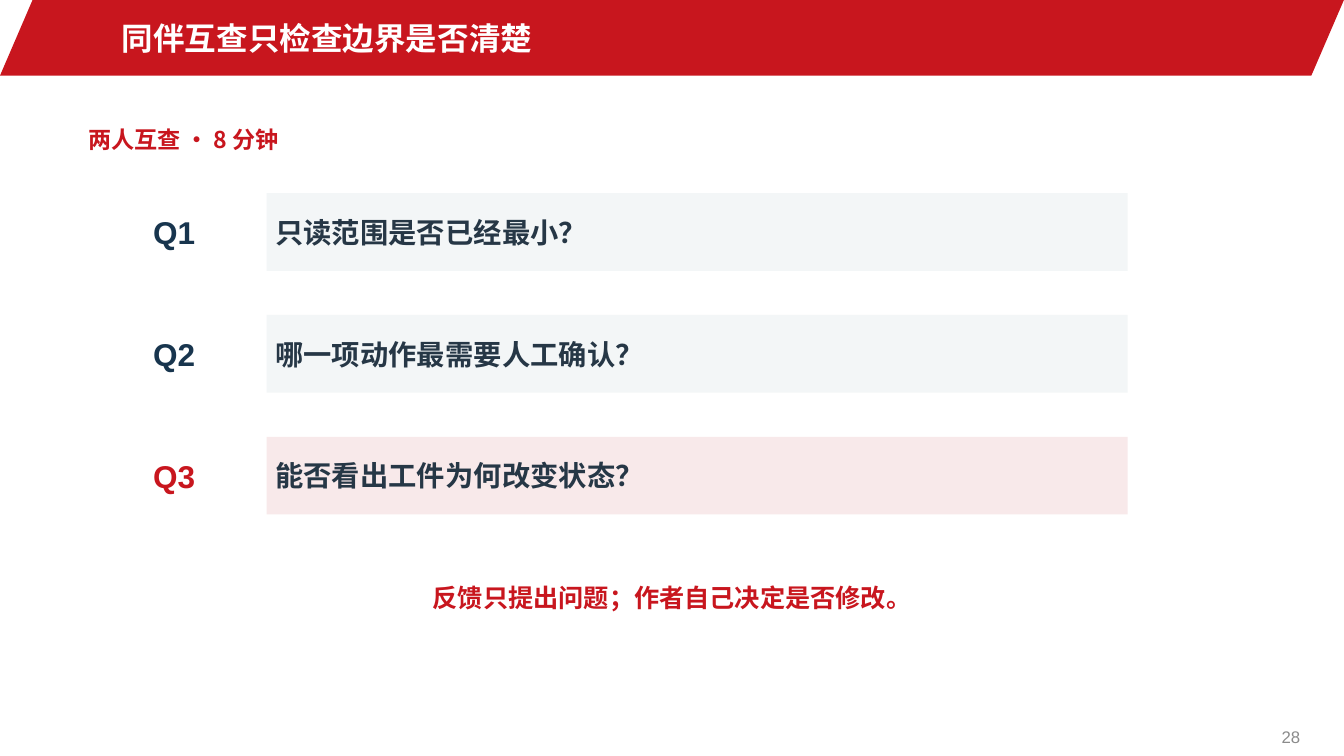
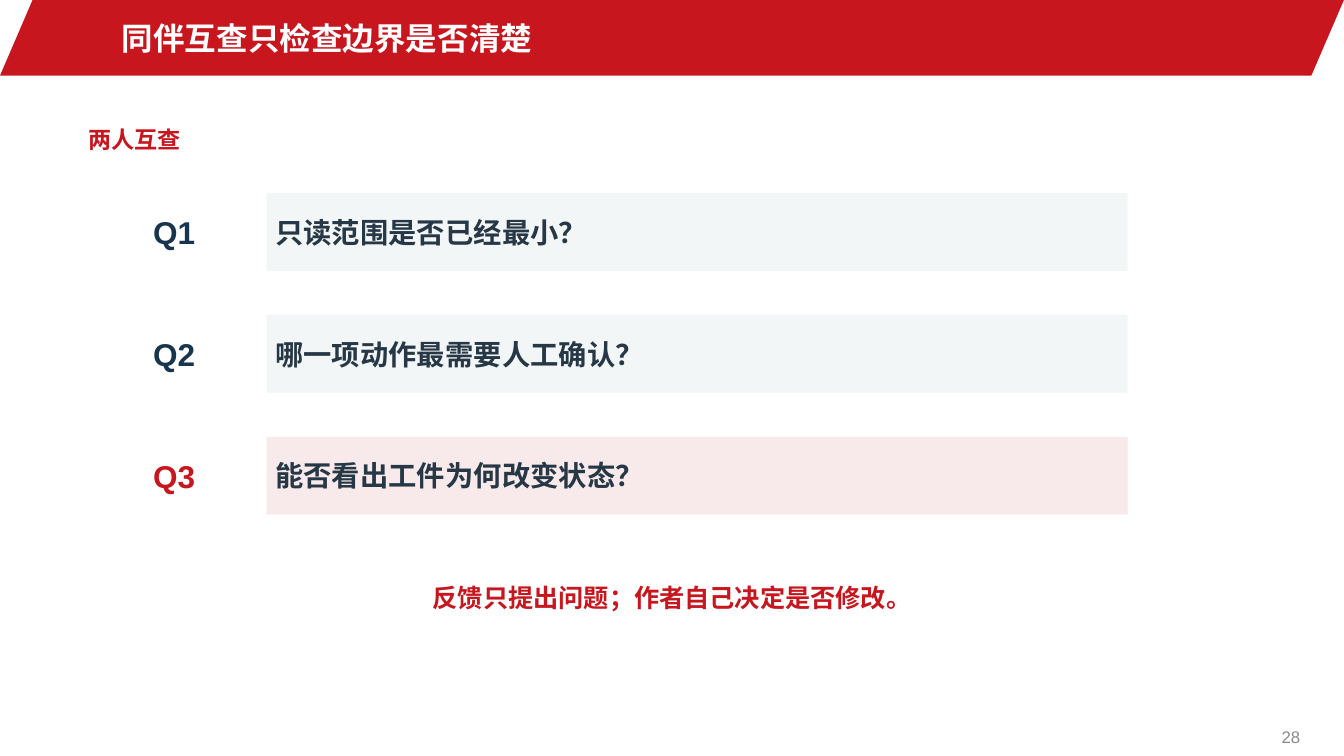
Before and after one commit to jinyh/ai4research, a slide deck: slide 28 of lessons/lesson-02/slides.pptx. Drawn at 1344x756 pixels with LibreOffice and Linux fonts; fonts in the diff are those of the drawing; background and template pictures are left out. Boxes give left, top, right and bottom in pixels: in the first picture for what was removed or moved away, otherwise in the second. Text is boxed around its words. In the diff, an @@ line names an element or a change of style, - is before the commit and + after.

```diff
--- a/lessons/lesson-02/slides.pptx
+++ b/lessons/lesson-02/slides.pptx
@@ text at [88, 128, 180, 150]: text changed @@
-两人互查 · 8 分钟
+两人互查
```
Also in this commit, not shown: 2 other slides changed, 26 other files.
